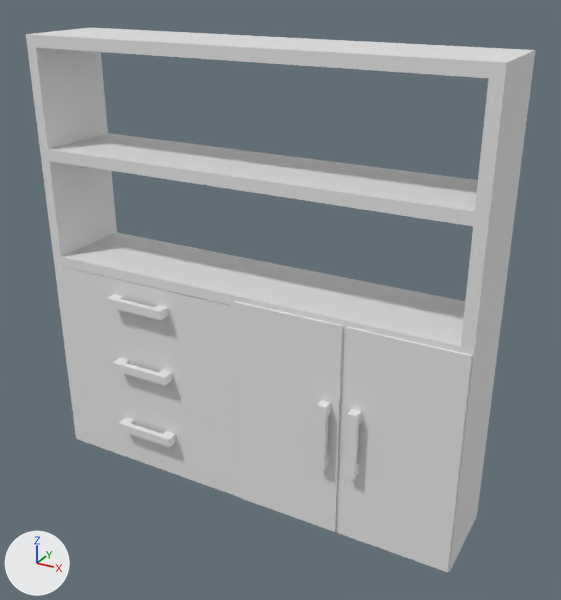
One commit to the FBX model Showcase/Assets/OfficeAndWaitingArea/Models/Bookcase.FBX: the scene before it, then after it.
The view is the same before and after, from a 50 mm lens placed at (1.58, -2.69, 2.29), pointed at (0.1, 0.0, 0.94). Every picture has the same lights, and +X, +Y and +Z are marked at lower left. Where no turn or scale is listed for an object, it has been applied to the vertices.

In view in the first picture: 'Bookcase', 'Door_Left', 'Door_Right', 'Drawer_bottom', 'Drawer_middle', 'Drawer_top'.
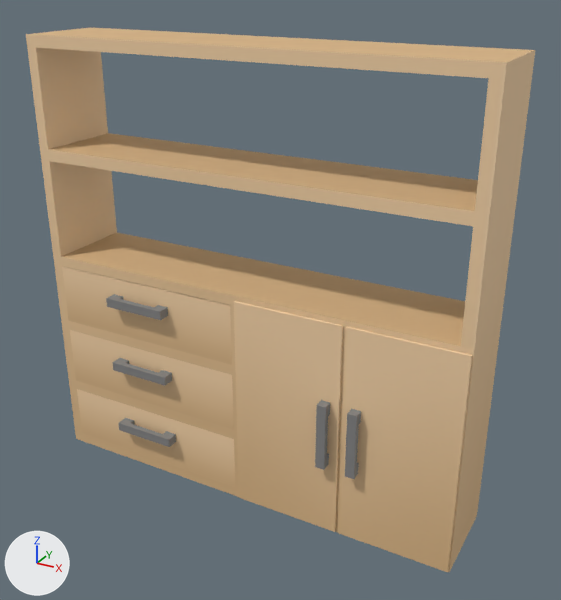
The newer file is also turned or shifted as a whole; pictures and numbers use the older file's frame.

Location of each change, [x1, y1, x2, y2] in pixels of the pictures (561 x 600 px):
'Bookcase', recoloured, surface changed (grey to beige): [26, 27, 535, 572] in both
'Door_Right', recoloured, surface changed (grey to beige): [338, 327, 472, 572] in both
'Door_Left', recoloured, surface changed (grey to beige): [234, 301, 343, 532] in both
'Drawer_top', recoloured (grey to beige): [62, 267, 232, 365] in both
'Drawer_middle', recoloured (grey to beige): [70, 330, 234, 430] in both
'Drawer_bottom', recoloured, surface changed (grey to beige): [77, 389, 235, 487] in both

The edits, one by one:
Picture 'Office_Breakroom_Textures.png' (img_office_breakroom_textures_png) is new.
Material 'M_Texture_1' (mat_m_texture_1) is new.
Its texture is img_office_breakroom_textures_png.
Its roughness is 0.859.
me_mesh has 152 vertices, 168 faces and spans x -39.4..39.4, y -7.9..7.9, z 0.0..78.7.
me_mesh is used by ob_bookcase; location (0.0, 0.0, 0.0); scale (0.0254, 0.0254, 0.0254).
me_mesh part 2: texture (UV) coordinates of 168 of 168 faces, centred in x -39.4..39.4, y -7.9..7.9, z 0.0..78.7, changed; they spanned u 0.0..15.75, v 0.0..78.74 and now span u 0.25..0.87, v 0.5..0.75.
me_mesh now uses material mat_m_texture_1 (picture img_office_breakroom_textures_png).
me_mesh_005 has 40 vertices, 36 faces and spans x -0.454..0.473, y -0.254..0.2, z 0.019..0.298.
me_mesh_005 now uses material mat_m_texture_1 (picture img_office_breakroom_textures_png).
me_mesh_001 has 32 vertices, 28 faces and spans x -19.3..0.0, y -2.1..0.3, z 0.0..39.0.
me_mesh_001 is used by ob_door_left; parent ob_bookcase; location (-0.000286, -7.874, 0.214); rotation (3.142, 0.0, 0.0), in degrees (180, 0, 0); scale (-1.0, -1.0, -1.0).
me_mesh_001 part 3: texture (UV) coordinates of 28 of 28 faces, centred in x -19.3..0.0, y -2.1..0.3, z 0.0..39.0, changed; they spanned u -18.29..19.29, v 0.0..38.98 and now span u 0.17..0.86, v 0.51..0.87.
me_mesh_001 now uses material mat_m_texture_1 (picture img_office_breakroom_textures_png).
me_mesh_002 has 32 vertices, 28 faces and spans x -0.49..0.0, y -0.054..0.007, z 0.0..0.99.
me_mesh_002 is used by ob_door_right; location (0.995, -0.2, 0.005).
me_mesh_002 part 1: texture (UV) coordinates of 28 of 28 faces, centred in x -0.49..0.0, y -0.054..0.007, z 0.0..0.99, changed; they spanned u -18.29..19.29, v 0.0..38.98 and now span u 0.17..0.86, v 0.51..0.87.
me_mesh_002 now uses material mat_m_texture_1 (picture img_office_breakroom_textures_png).
me_mesh_003 has 40 vertices, 36 faces and spans x -0.454..0.473, y -0.254..0.2, z 0.039..0.303.
me_mesh_003 is used by ob_drawer_bottom; location (-0.497, 0.0, 0.01).
me_mesh_003 part 4: texture (UV) coordinates of 36 of 36 faces, centred in x -0.454..0.473, y -0.254..0.2, z 0.039..0.303, changed; they spanned u -37.58..38.58, v 0.0..15.75 and now span u 0.13..0.86, v 0.5..0.87.
me_mesh_003 now uses material mat_m_texture_1 (picture img_office_breakroom_textures_png).
me_mesh_004 has 40 vertices, 36 faces and spans x -0.454..0.473, y -0.254..0.2, z 0.02..0.301.
me_mesh_004 now uses material mat_m_texture_1 (picture img_office_breakroom_textures_png).
